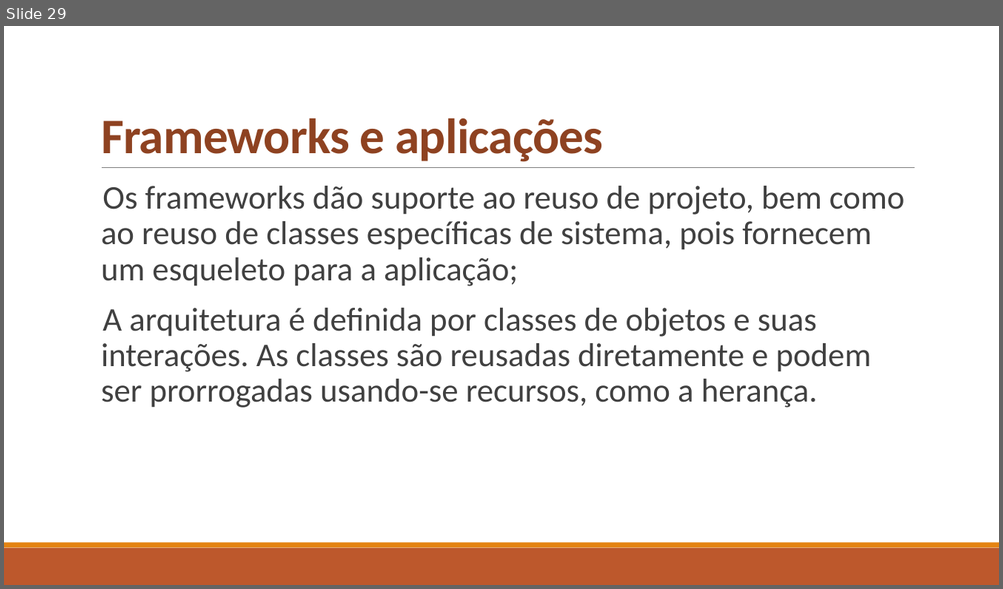
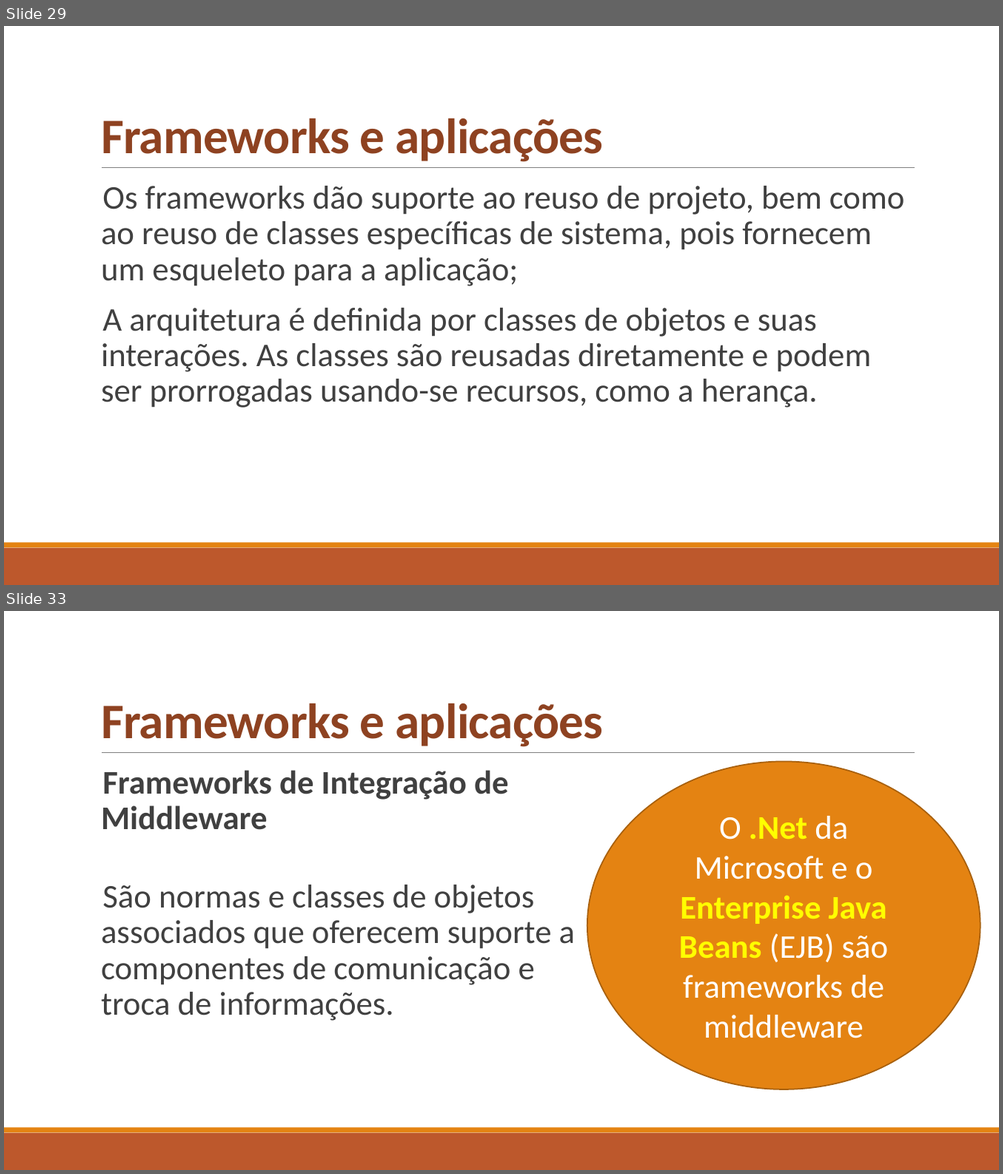
Before and after one commit to celsofurtado/reuso, a slide deck: Reuso de Software e Componentes.pptx. Shown one above the other, each under a label of ours: slide 29 before the commit, slides 29 and 33 after it; the slides between them are not shown. The pictures are 1003x589 and 1003x1174 pixels, drawn with LibreOffice and Linux fonts; fonts in the diff are those of the drawing. Boxes give left, top, right and bottom in pixels: in the first picture for what was removed or moved away, otherwise in the second. Text is boxed around its words. In the diff, an @@ line names an element or a change of style, - is before the commit and + after.

```diff
--- a/Reuso de Software e Componentes.pptx
+++ b/Reuso de Software e Componentes.pptx
@@ slide 33 added at [4,611,999,1170], background #FFFFFF; not listed: 3 template elements that a slide beside it also shows @@
@@ title added at [101,703,603,747], 48 pt, text #8E4221, bold @@
+Frameworks e aplicações
@@ ellipse added at [587,762,981,1090], fill #E48312, outline #A9610D 1.25 pt, 32 pt, text #FFFFFF @@
+O .Net da Microsoft e o Enterprise Java Beans (EJB) são frameworks de middleware
@@ text added at [101,770,575,1021], 32 pt, text #404040 @@
+  Frameworks de Integração de Middleware
+  São normas e classes de objetos associados que oferecem suporte a componentes de comunicação e troca de informações.
```
Also in this commit, not shown: 62 other slides added.
